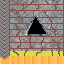
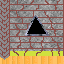
Before/after of a 64px x 64px layered artwork. What changed in the layer stack:
painted on "Pillar pattern #1" over left=1, top=0, right=8, bottom=55
